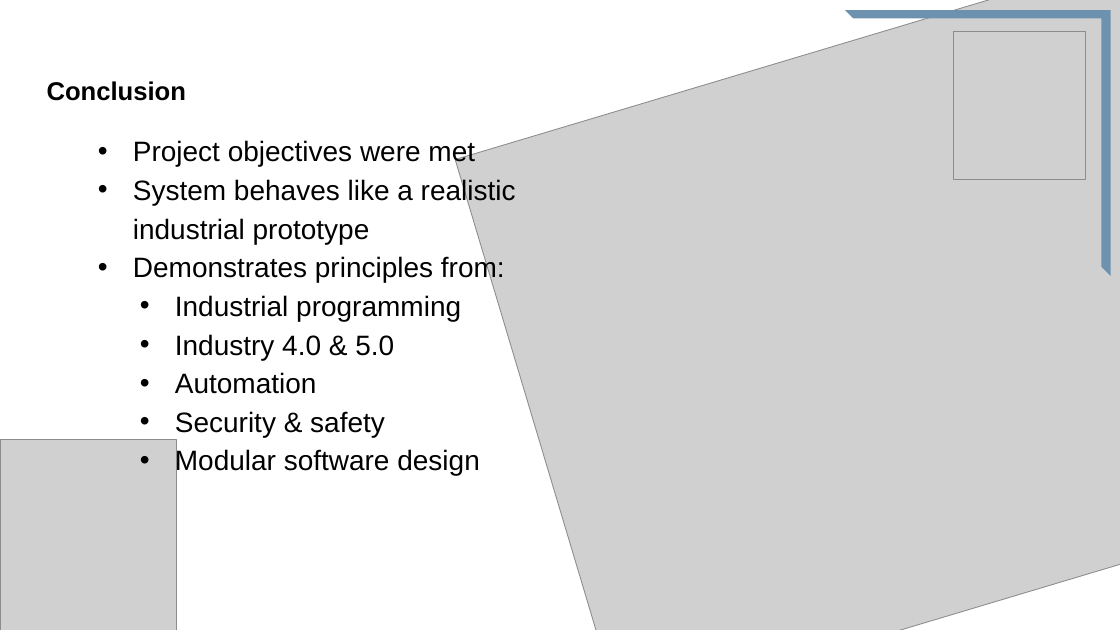
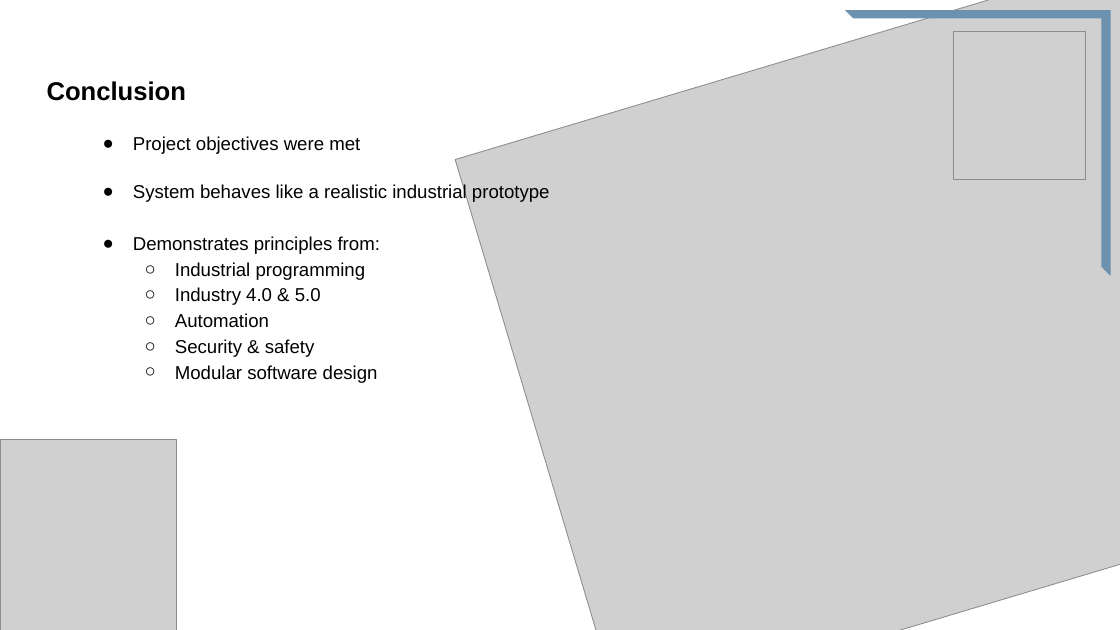
Before and after one commit to Marius36912/InventorySystem2-kopi, a slide deck: slide 19 of Doc/Præsentation grp. 1.pptx (slide 18 before the commit). Drawn at 1120x630 pixels with LibreOffice and Linux fonts; fonts in the diff are those of the drawing; grey boxes stand for pictures. Boxes give left, top, right and bottom in pixels: in the first picture for what was removed or moved away, otherwise in the second. Text is boxed around its words. In the diff, an @@ line names an element or a change of style, - is before the commit and + after.

```diff
--- a/Doc/Præsentation grp. 1.pptx
+++ b/Doc/Præsentation grp. 1.pptx
@@ text "Project objectives were met" at [133,136,550,383]: size 24 to 16 pt; bullet • to ●; bullet • to ○ @@
```
Also in this commit, not shown: 13 other slides changed, 5 slides added, 2 slides removed, 1 other file.
